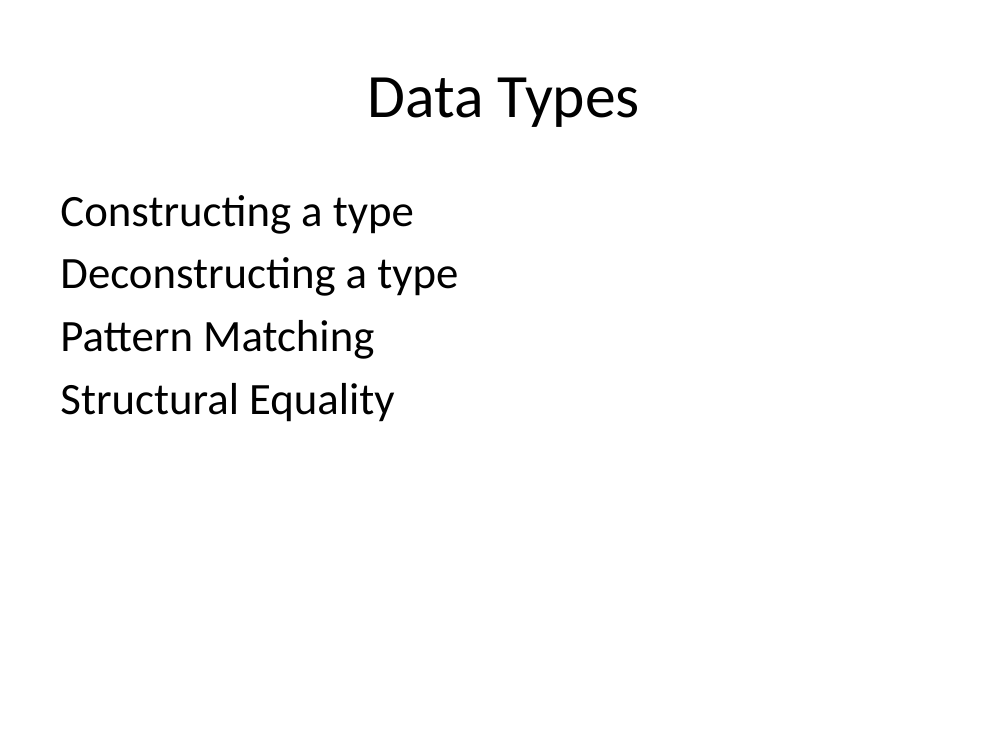
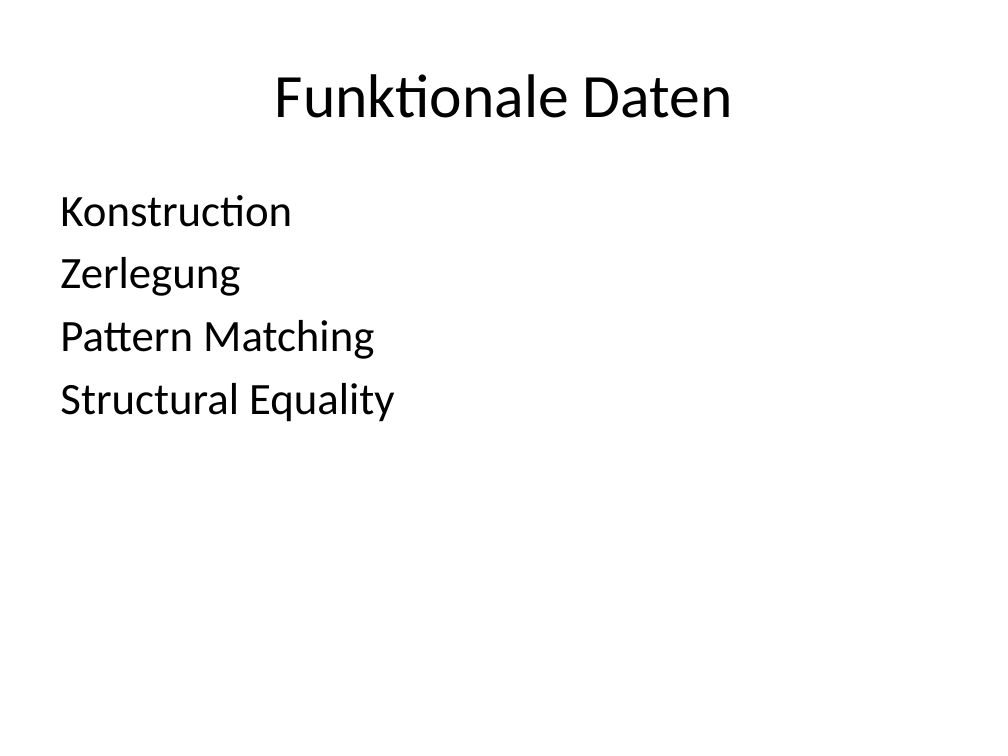
Before and after one commit to nasserbrake/Spartakiade2017, a slide deck: slide 14 of FSharp.pptx. Drawn at 1008x756 pixels with LibreOffice and Linux fonts; fonts in the diff are those of the drawing. Boxes give left, top, right and bottom in pixels: in the first picture for what was removed or moved away, otherwise in the second. Text is boxed around its words. In the diff, an @@ line names an element or a change of style, - is before the commit and + after.

```diff
--- a/FSharp.pptx
+++ b/FSharp.pptx
@@ title at bbox=[275, 74, 733, 118]: text changed @@
-Data Types
+Funktionale Daten
@@ text at bbox=[60, 195, 292, 296]: text changed @@
-Constructing a type
-Deconstructing a type
+Konstruction
+Zerlegung
```
Also in this commit, not shown: 5 other slides changed, 8 slides added, 3 other files.
